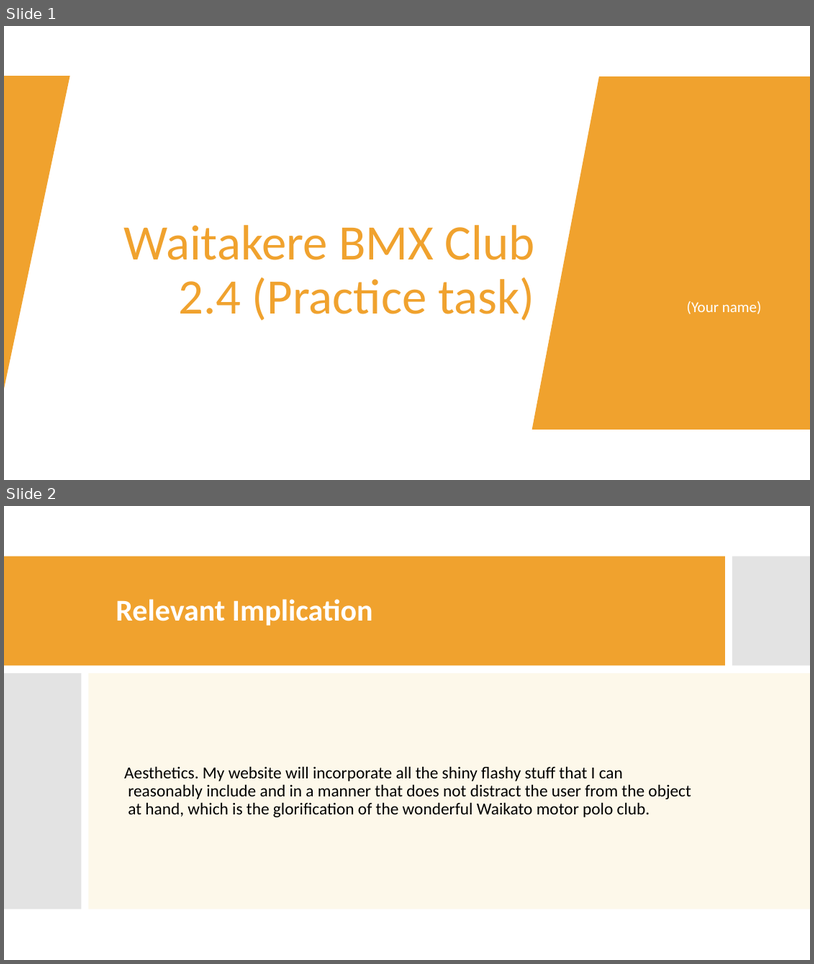
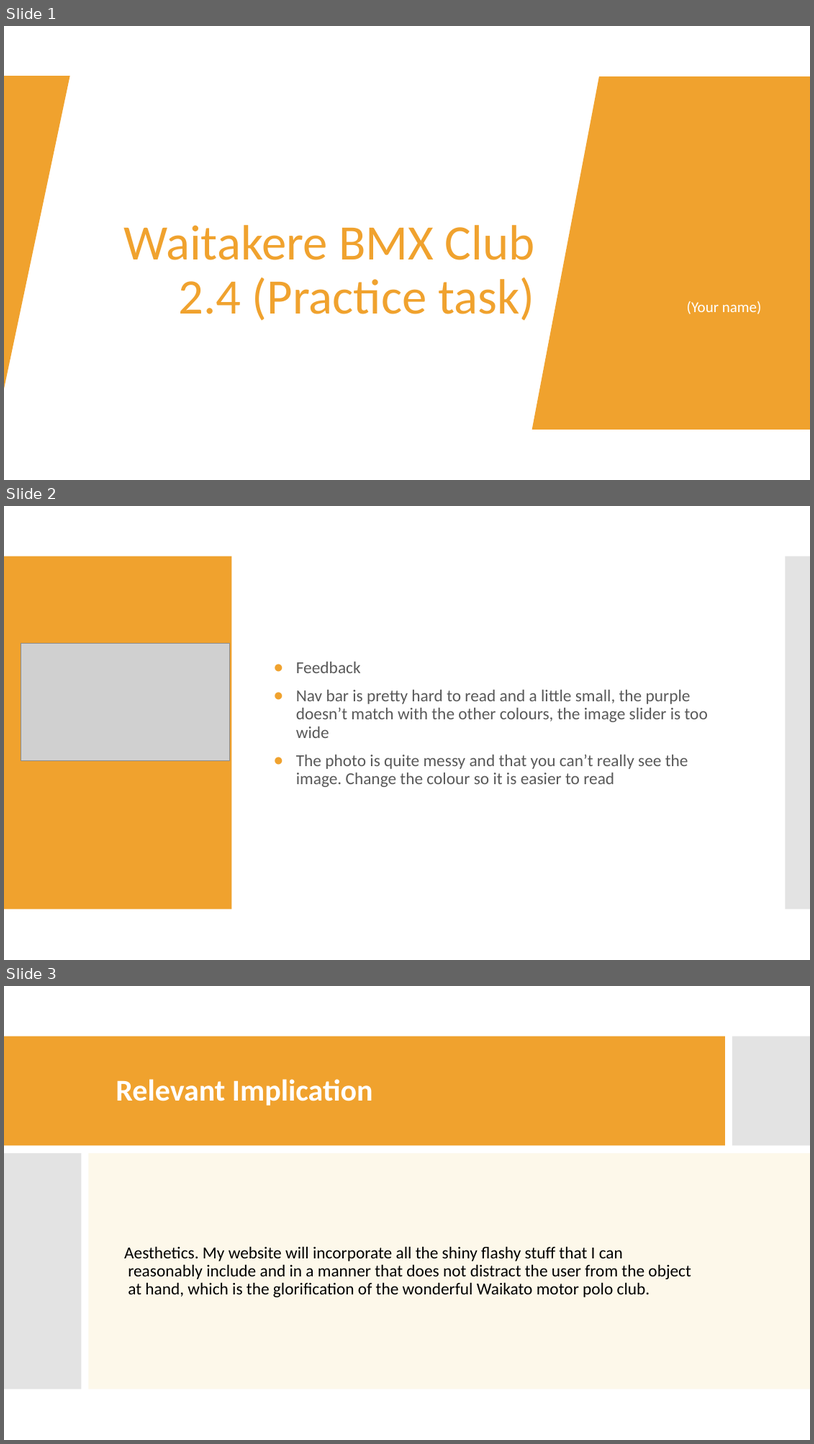
Before and after one commit to Beneficial-Insurance/digital-website, a slide deck: Joshua Brunt - 2.4 Practice Task Portfolio [Autosaved].pptx. Shown one above the other, each under a label of ours: slides 1 and 2 before the commit, slides 1, 2 and 3 after it. The pictures are 814x964 and 814x1444 pixels, drawn with LibreOffice and Linux fonts; fonts in the diff are those of the drawing; grey boxes stand for pictures. Boxes give left, top, right and bottom in pixels: in the first picture for what was removed or moved away, otherwise in the second. Text is boxed around its words. In the diff, an @@ line names an element or a change of style, - is before the commit and + after.

```diff
--- a/Joshua Brunt - 2.4 Practice Task Portfolio [Autosaved].pptx
+++ b/Joshua Brunt - 2.4 Practice Task Portfolio [Autosaved].pptx
@@ slide 2 added at [4,506,810,960], background #FFFFFF; not listed: 2 template elements that a slide beside it also shows @@
@@ picture added at [21,644,229,761] @@
@@ text added at [296,662,708,787], 20 pt, text #595959 @@
+● Feedback
+● Nav bar is pretty hard to read and a little small, the purple doesn’t match with the other colours, the image slider is too wide
+● The photo is quite messy and that you can’t really see the image. Change the colour so it is easier to read
@@ what was slide 2 is now slide 3 @@
```
Also in this commit, not shown: 3 other files.
